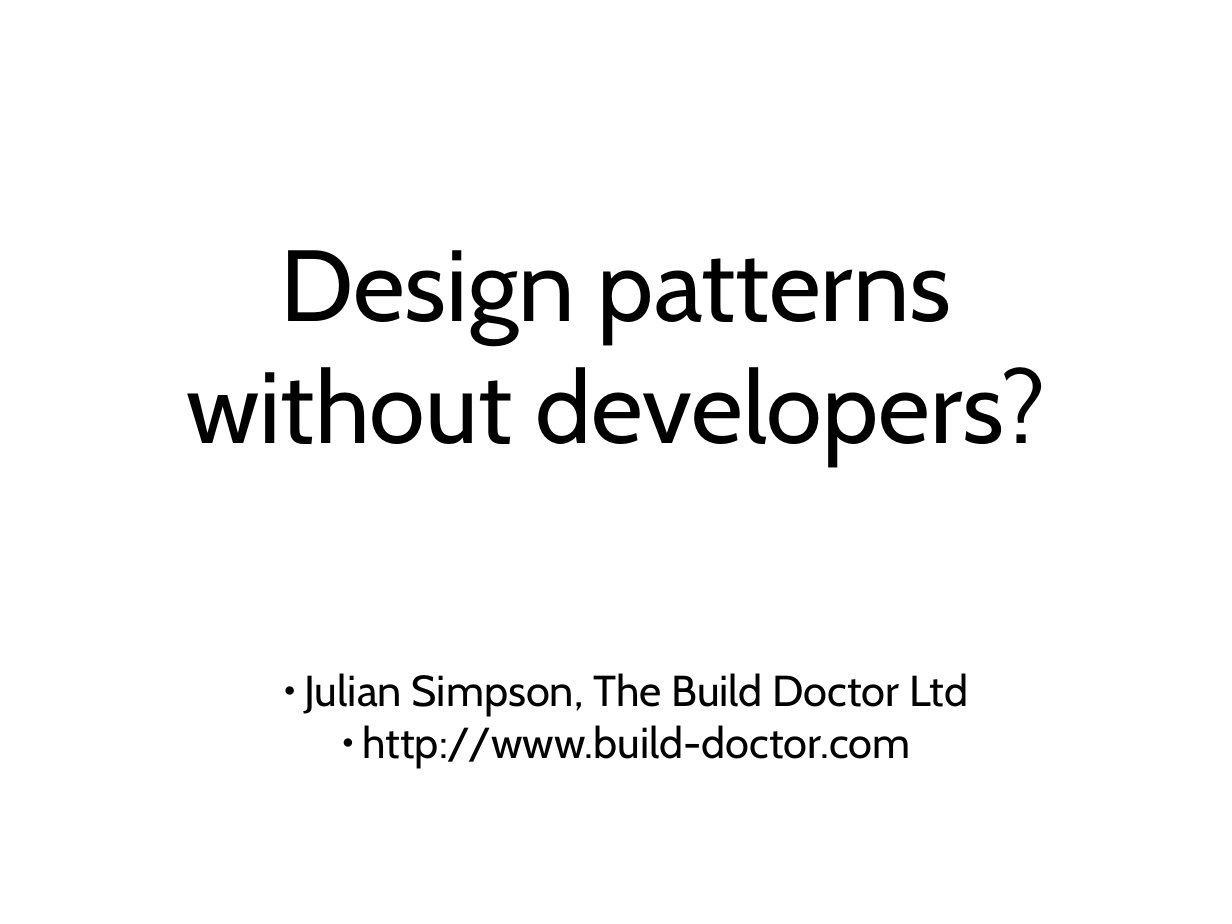
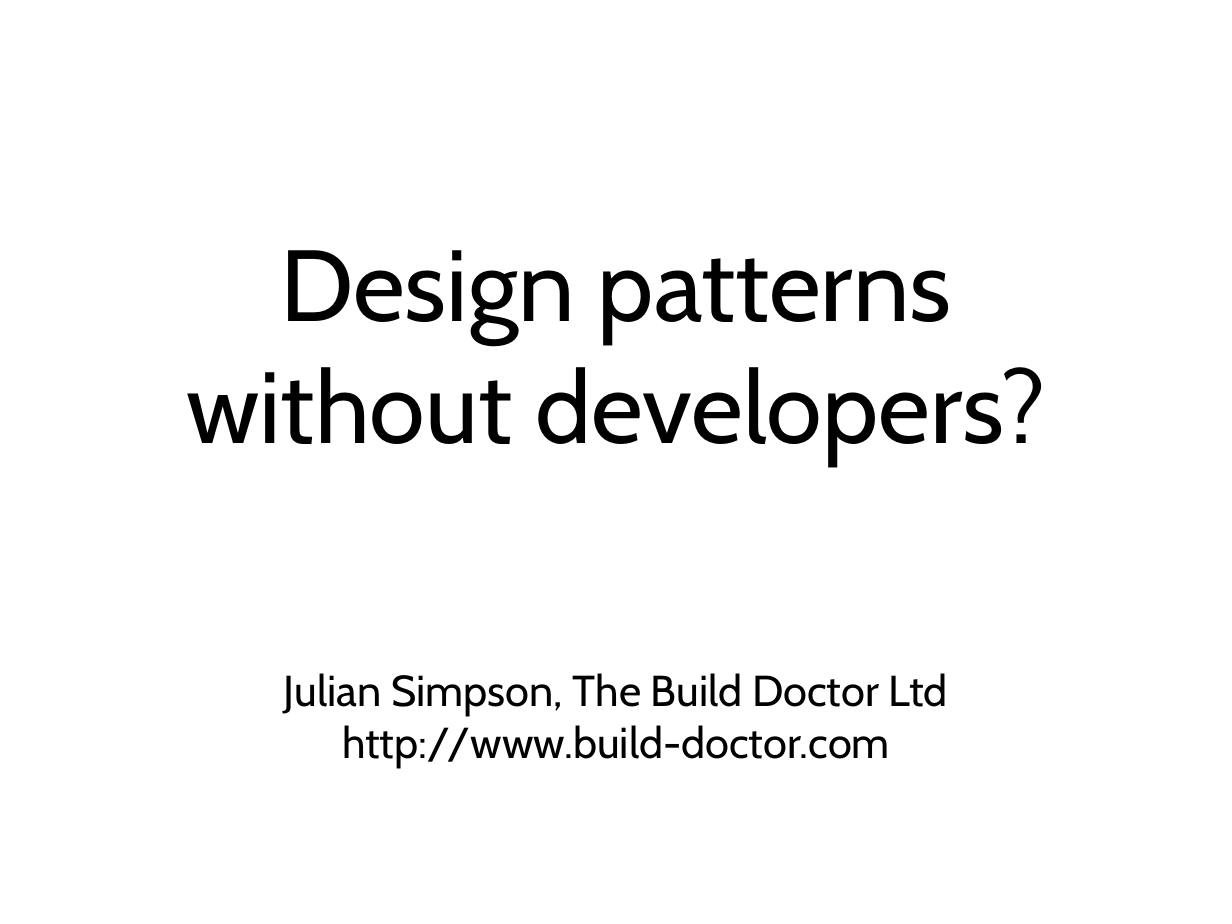
Before and after one commit to simpsonjulian/his-spa-materials, a slide deck: slide 1 of Presentation.odp. Drawn at 1232x924 pixels with LibreOffice and Linux fonts; fonts in the diff are those of the drawing. Boxes give left, top, right and bottom in pixels: in the first picture for what was removed or moved away, otherwise in the second. Text is boxed around its words. In the diff, an @@ line names an element or a change of style, - is before the commit and + after.

```diff
--- a/Presentation.odp
+++ b/Presentation.odp
@@ subtitle "Julian Simpson, The Build Doctor ..." at (284, 673, 948, 769): bullet ● to none; list level 2 to 1 in "Julian Simpson, The Build Doctor ..."; list level 2 to 1 in "http://www.build-doctor.com" @@
```
Also in this commit, not shown: 3 other slides changed, 1 slide added, 1 slide removed.
